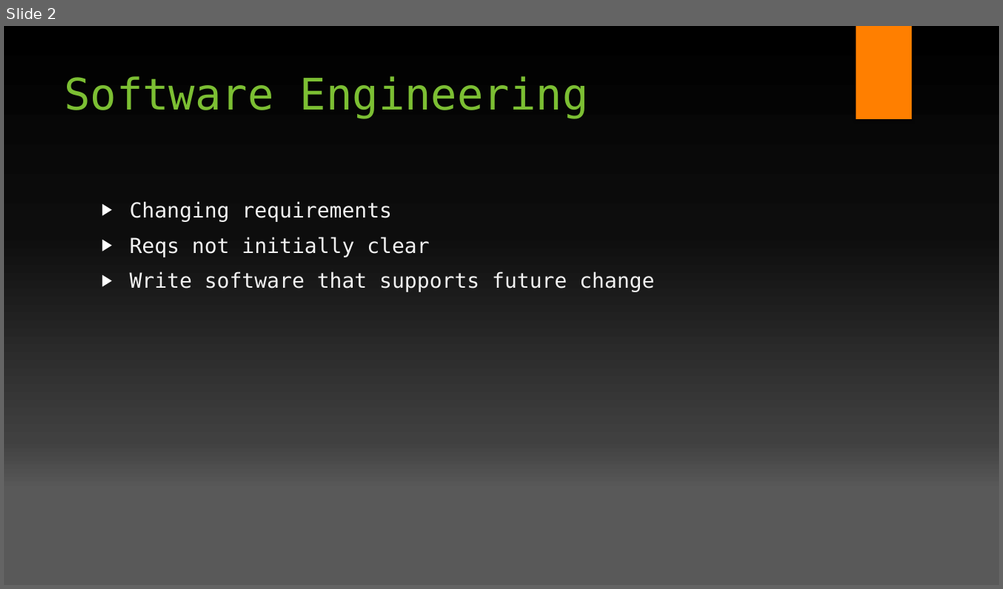
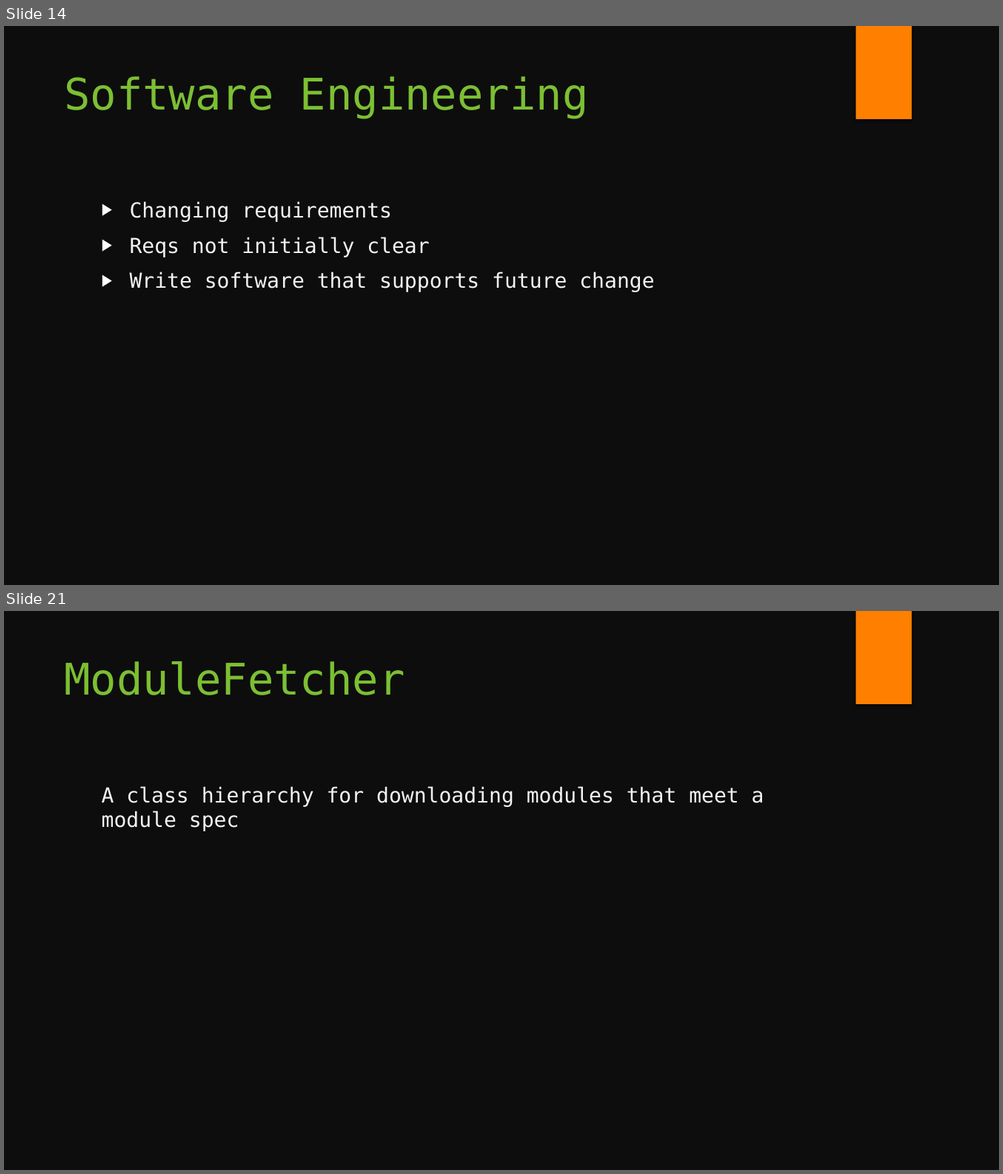
Before and after one commit to fsackur/Powershell-and-SE, a slide deck: Death by powerpoint.pptx. Shown one above the other, each under a label of ours: slide 2 before the commit, slides 14 and 21 after it; the slides between them are not shown. The pictures are 1003x589 and 1003x1174 pixels, drawn with LibreOffice and Linux fonts; fonts in the diff are those of the drawing; background and template pictures are left out. Boxes give left, top, right and bottom in pixels: in the first picture for what was removed or moved away, otherwise in the second. Text is boxed around its words. In the diff, an @@ line names an element or a change of style, - is before the commit and + after.

```diff
--- a/Death by powerpoint.pptx
+++ b/Death by powerpoint.pptx
@@ slide 21 added at [4,611,999,1170], background #0D0D0D; not listed: 1 template element that a slide beside it also shows @@
@@ title added at [64,661,404,695], 42 pt, text #7CBF33 @@
+ModuleFetcher
@@ text added at [102,786,764,832], 20 pt, text #F2F2F2 @@
+A class hierarchy for downloading modules that meet a module spec
@@ what was slide 2 is now slide 14 @@
@@ slide 14 changed as well @@
@@ background gradient #000000 to #0D0D0D to #404040 to #595959 to #0D0D0D @@
```
Also in this commit, not shown: 8 other slides changed, 14 other slides added, 3 other files.
